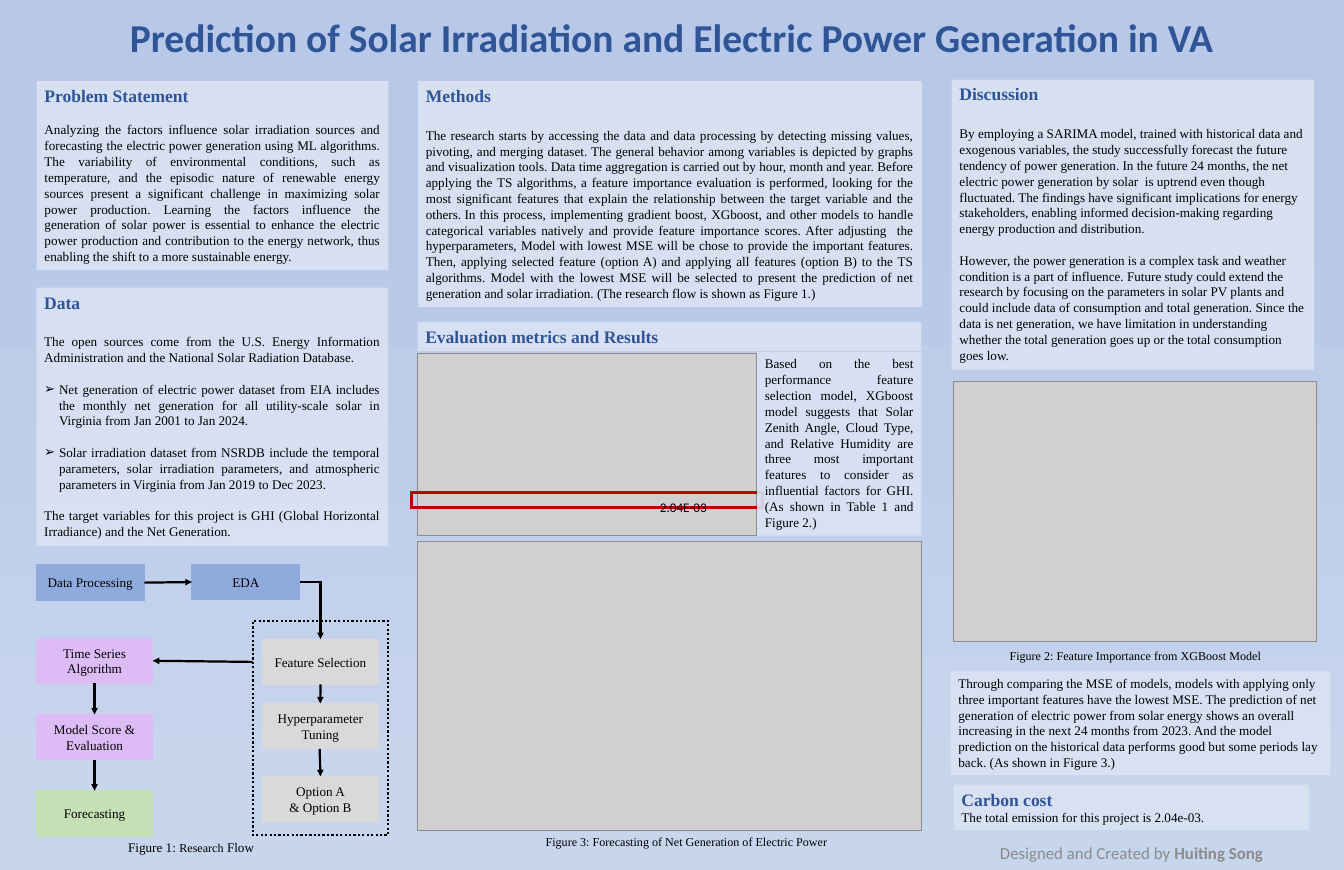
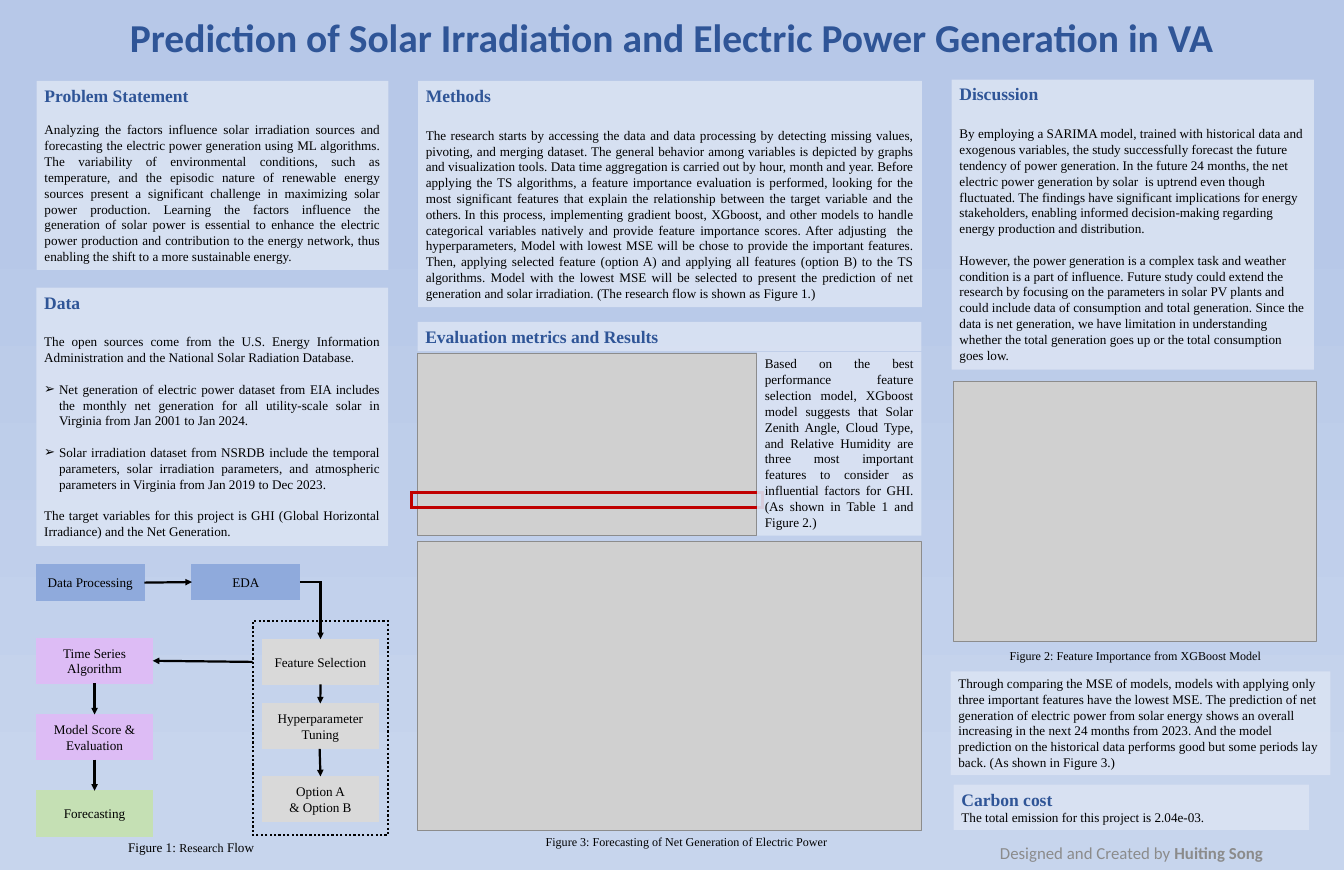
Before and after one commit to HuitingSong/ANLY5550, a slide deck: slide 1 of poster.pptx. Drawn at 1344x870 pixels with LibreOffice and Linux fonts; fonts in the diff are those of the drawing; grey boxes stand for pictures. Boxes give left, top, right and bottom in pixels: in the first picture for what was removed or moved away, otherwise in the second. Text is boxed around its words. In the diff, an @@ line names an element or a change of style, - is before the commit and + after.

Commit message:
update

```diff
--- a/poster.pptx
+++ b/poster.pptx
@@ table removed at [636, 499, 708, 516], 1 rows, 1 columns @@
-2.04E-03
@@ table added at [636, 499, 708, 515], 1 rows, 1 columns @@
+
```
